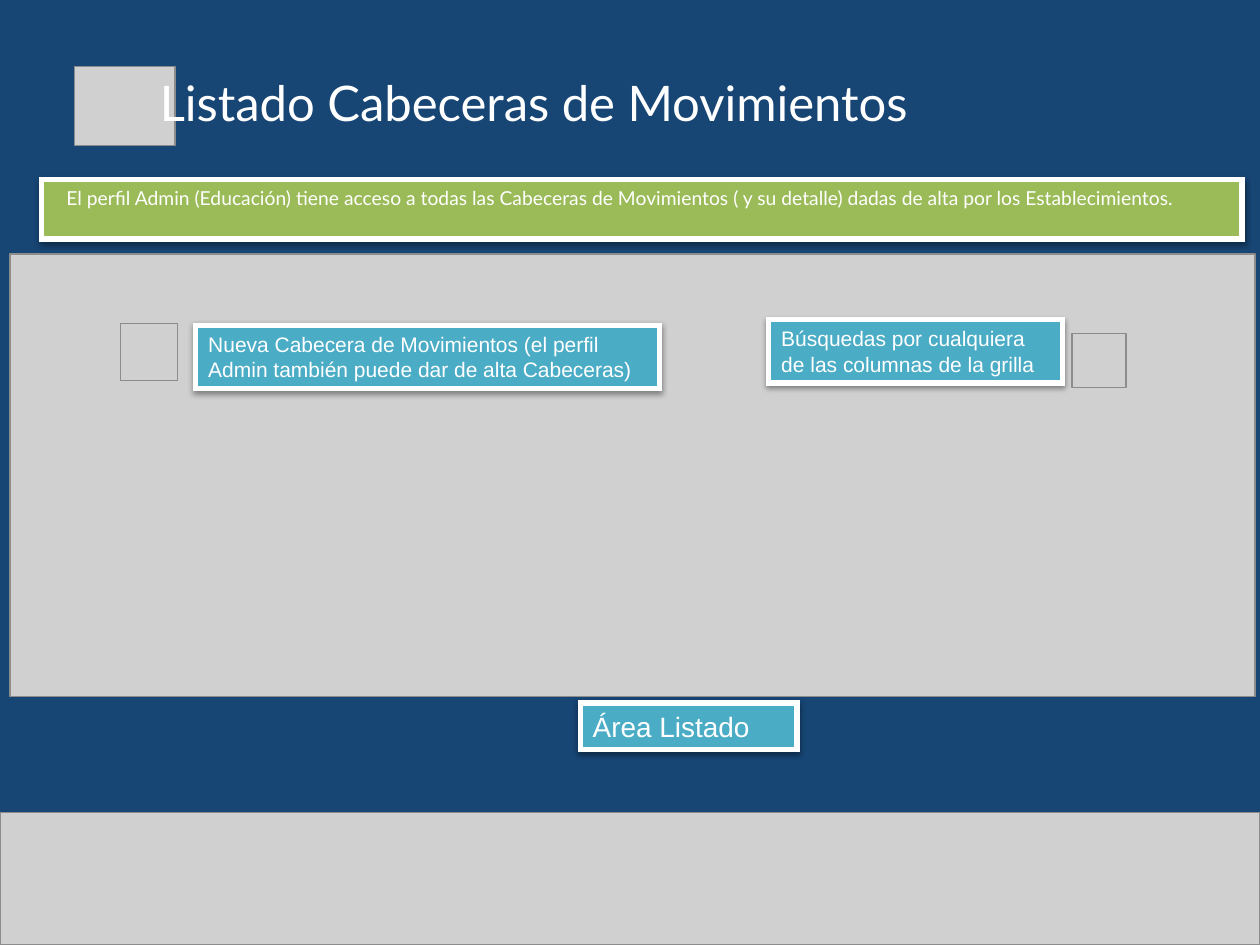
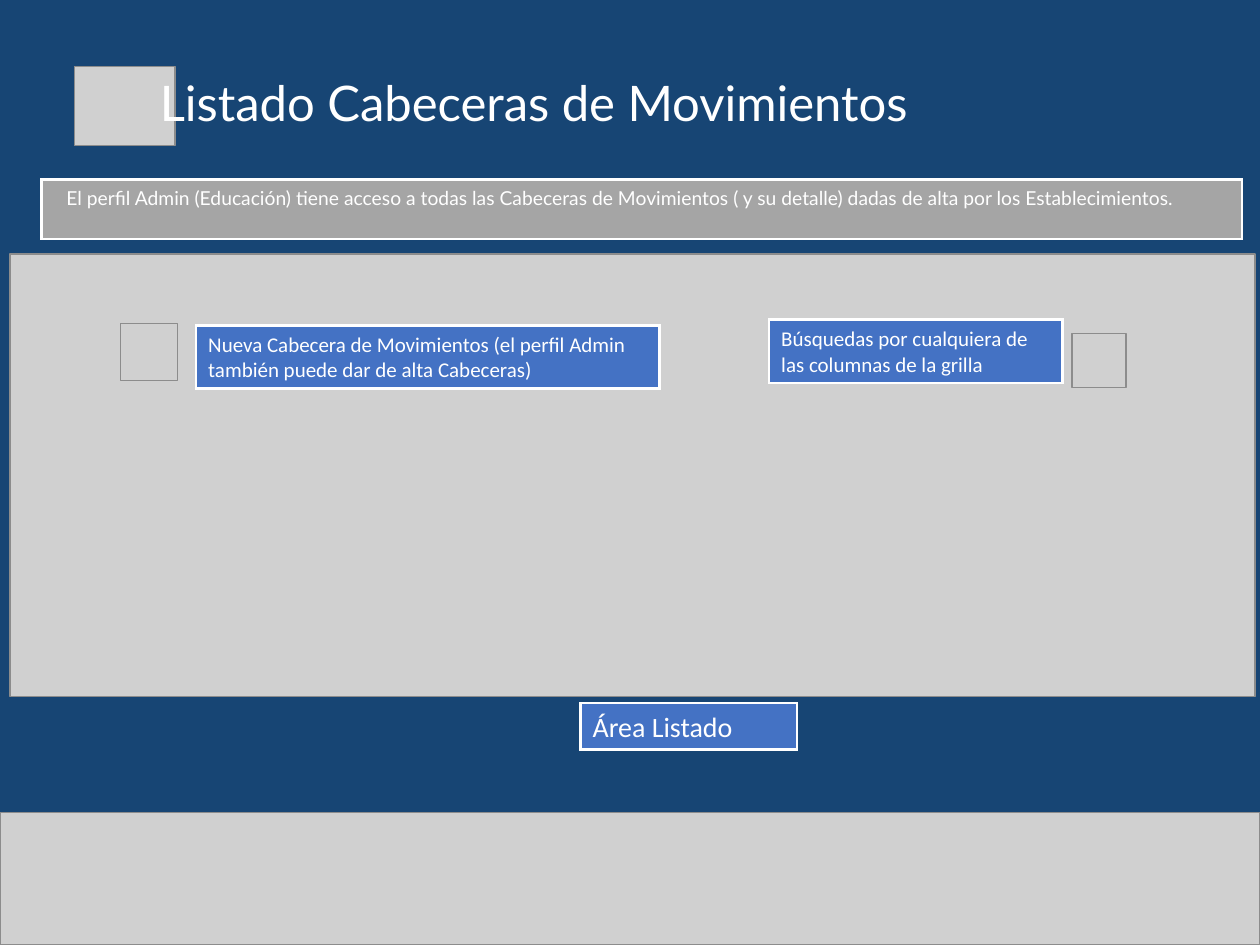
Before and after one commit to gabulopezmdq-ui/Eventia, a slide deck: slide 6 of Documentacion/DocumentacionProyecto/Instructivos/MEC_Instructivo6 - Movimientos-Educacion.pptx. Drawn at 1260x945 pixels with LibreOffice and Linux fonts; fonts in the diff are those of the drawing; grey boxes stand for pictures. Boxes give left, top, right and bottom in pixels: in the first picture for what was removed or moved away, otherwise in the second. Text is boxed around its words. In the diff, an @@ line names an element or a change of style, - is before the commit and + after.

```diff
--- a/Documentacion/DocumentacionProyecto/Instructivos/MEC_Instructivo6 - Movimientos-Educacion.pptx
+++ b/Documentacion/DocumentacionProyecto/Instructivos/MEC_Instructivo6 - Movimientos-Educacion.pptx
@@ rectangle "El perfil Admin (Educación) tiene ..." at [42,180,1242,239]: fill #9BBB59 to #A5A5A5; outline #FFFFFF 3 pt to #FFFFFF 1.5 pt; shadow off @@
@@ font Arial to Calibri; fill #4BACC6 to #4472C4; outline #FFFFFF 3 pt to #FFFFFF 1.5 pt; shadow off in 3 elements at [769,320,1062,383], [195,325,659,388], [581,703,798,750] @@
```
Also in this commit, not shown: 2 other slides changed, 1 slide added.
